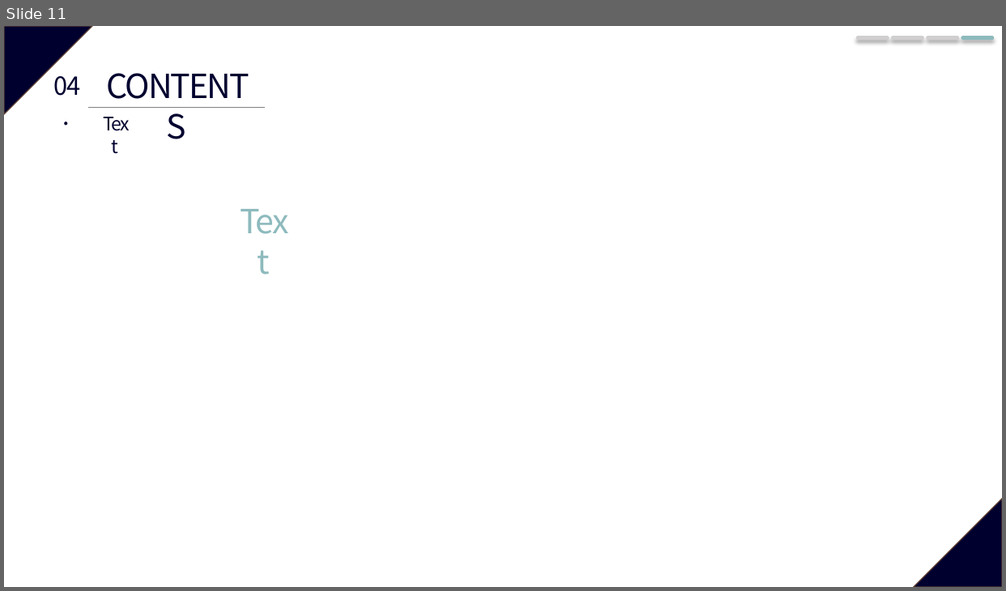
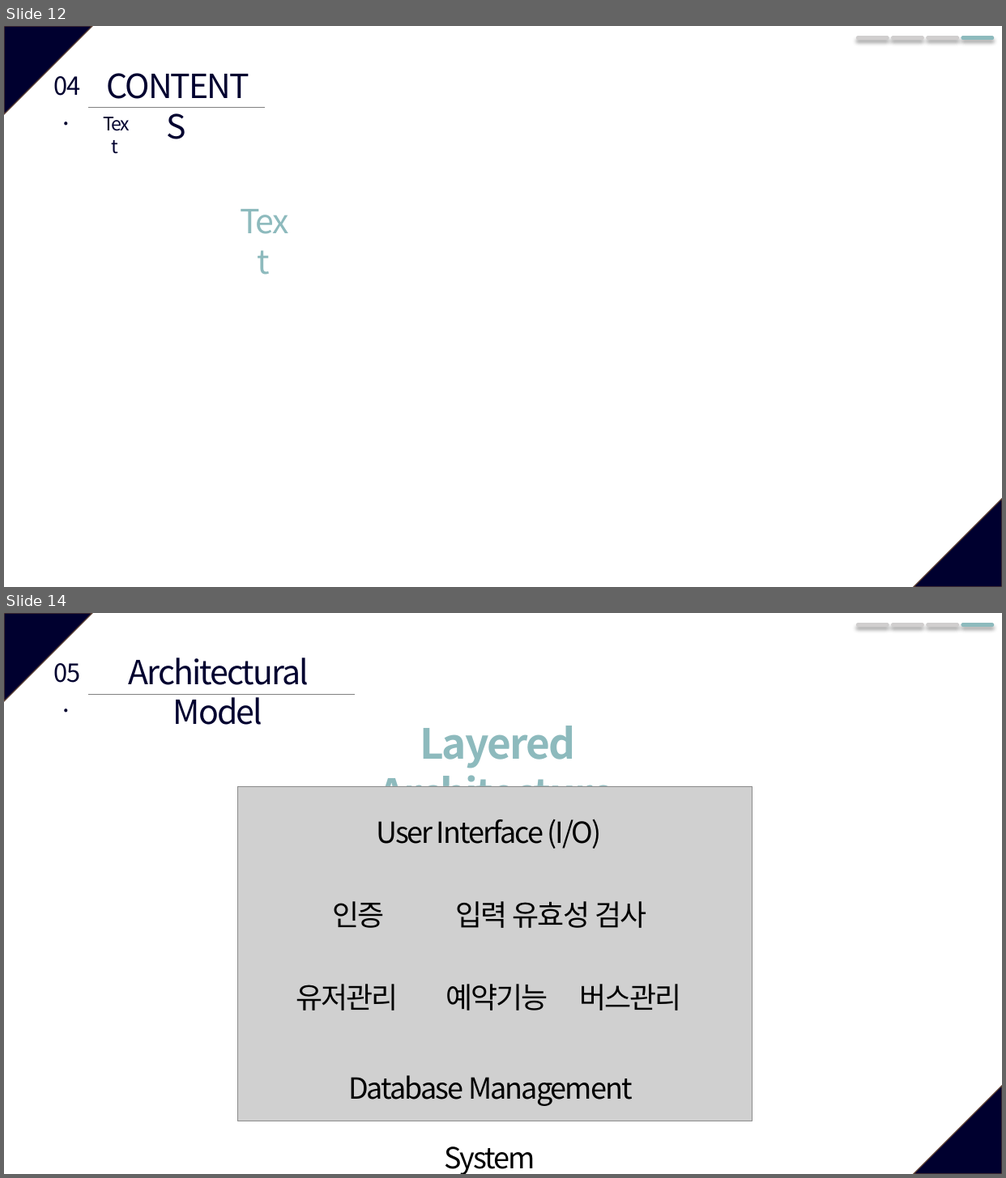
Before and after one commit to JeongJuhyeon/KNUBus, a slide deck: designdocs/Project Plan Presentation.pptx. Shown one above the other, each under a label of ours: slide 11 before the commit, slides 12 and 14 after it; the slides between them are not shown. The pictures are 1006x591 and 1006x1178 pixels, drawn with LibreOffice and Linux fonts; fonts in the diff are those of the drawing; grey boxes stand for pictures. Boxes give left, top, right and bottom in pixels: in the first picture for what was removed or moved away, otherwise in the second. Text is boxed around its words. In the diff, an @@ line names an element or a change of style, - is before the commit and + after.

Commit message:
PPT done except for Context Model

```diff
--- a/designdocs/Project Plan Presentation.pptx
+++ b/designdocs/Project Plan Presentation.pptx
@@ slide 14 added at [4, 613, 1002, 1174], background #FFFFFF; not listed: 2 template elements that a slide beside it also shows @@
@@ line added from (859, 625) to (888, 625), #D0CECE 3.5 pt @@
@@ line added from (893, 625) to (923, 625), #D0CECE 3.5 pt @@
@@ line added from (928, 625) to (957, 625), #D0CECE 3.5 pt @@
@@ line added from (963, 625) to (992, 625), #8DBABD 3.5 pt @@
@@ text added at [128, 658, 309, 725], 32 pt, text #00002F @@
+Architectural Model
@@ text added at [54, 663, 80, 683], 24 pt, text #00002F @@
+05.
@@ line added from (88, 694) to (355, 694), #808080 0.5 pt @@
@@ text added at [379, 726, 615, 787], 40 pt, text #8DBABD, bold @@
+Layered Architecture
@@ picture added at [237, 786, 752, 1122] @@
@@ text added at [376, 819, 601, 849], 28 pt, text #000000 @@
+User Interface (I/O)
@@ text added at [333, 901, 646, 928], 28 pt, text #000000 @@
+인증 입력 유효성 검사
@@ text added at [296, 984, 681, 1011], 28 pt, text #000000 @@
+유저관리 예약기능 버스관리
@@ text added at [348, 1076, 632, 1174], 28 pt, text #000000 @@
+Database Management System
@@ what was slide 11 is now slide 12 @@
```
Also in this commit, not shown: 1 slide changed, 17 other slides added, 8 slides removed.
